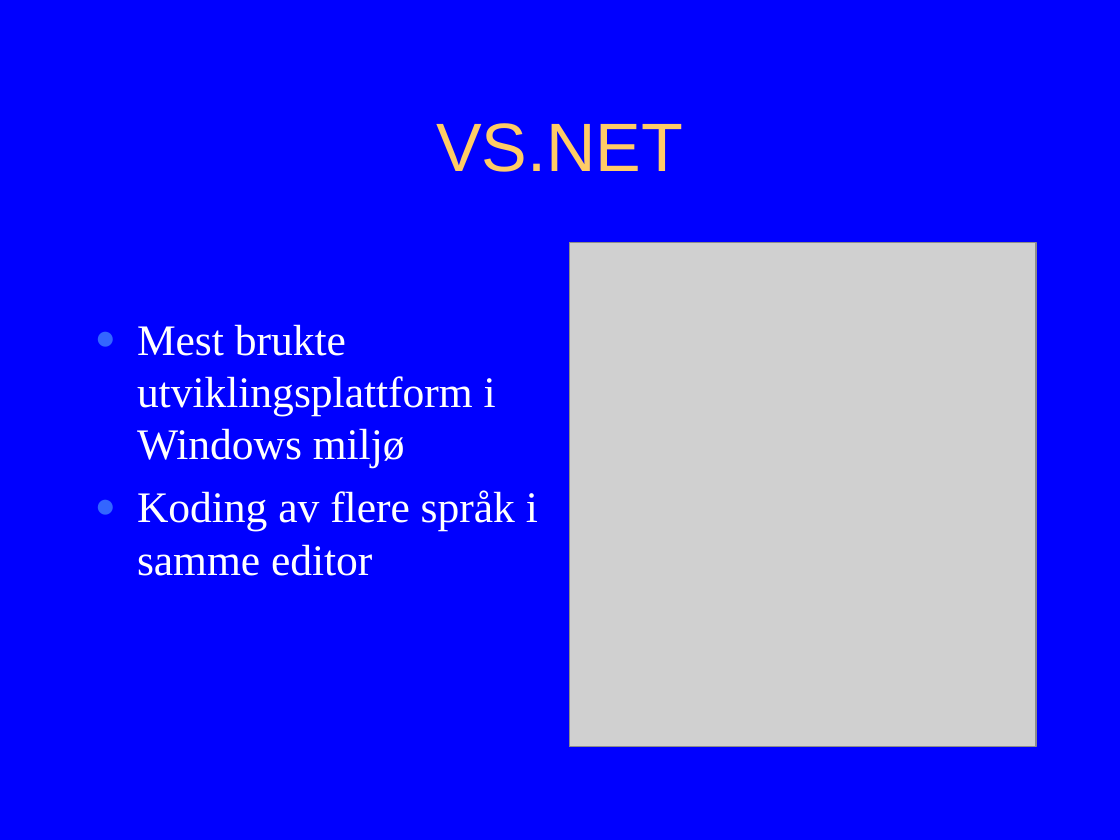
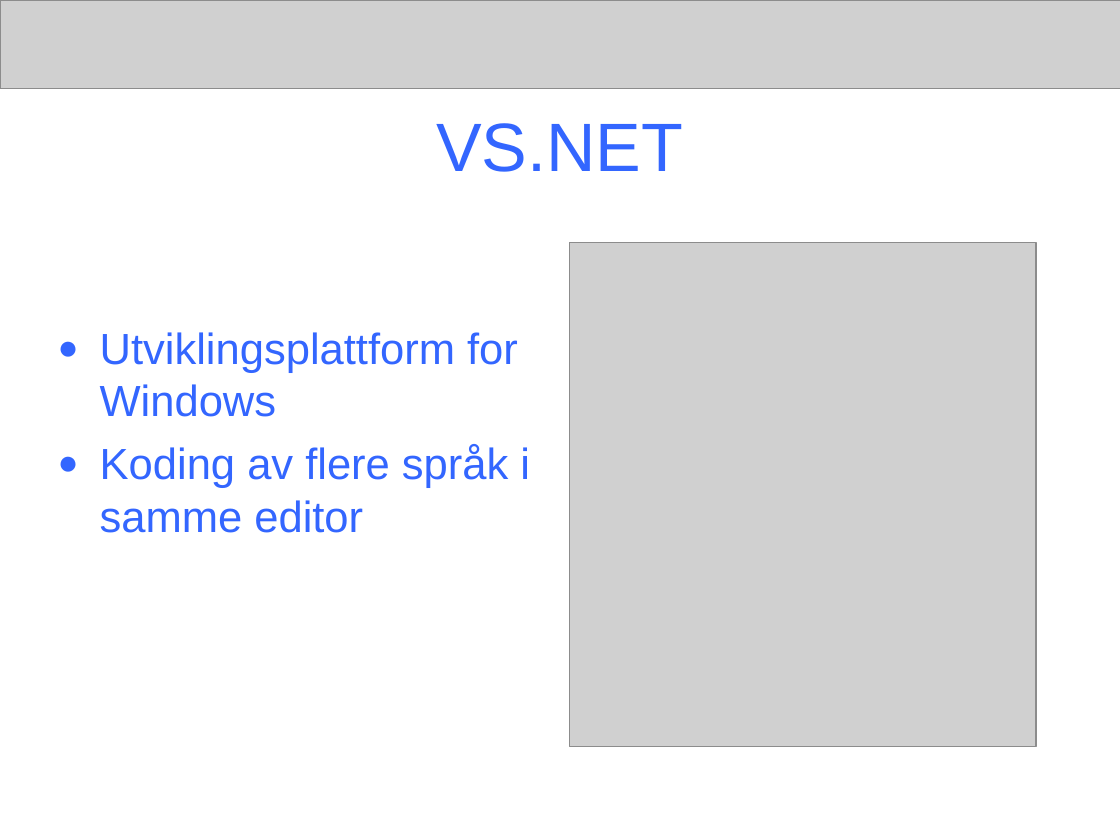
Before and after one commit to chucker/AnkhSVN, a slide deck: slide 6 of doc/powerpoint/Subversion_addin_for_VS.NET.ppt (slide 9 before the commit). Drawn at 1120x840 pixels with LibreOffice and Linux fonts; fonts in the diff are those of the drawing; grey boxes stand for pictures. Boxes give left, top, right and bottom in pixels: in the first picture for what was removed or moved away, otherwise in the second. Text is boxed around its words. In the diff, an @@ line names an element or a change of style, - is before the commit and + after.

Commit message:
The presentation contain:
* Title of final project, name of authors
* Background
- Revision control: wc, revision, repository to be explained
- Subversion
- CollabNet
- VS.NET
- Aim of the final project

*Content
- Functionality of NSvn
- Navigation model of Ankh
- What can Ankh do?
- Example of how Ankh works: Manual demo performed at school PC
- Ankh Help: Manual demo performed at school PC
- Improvements of GUI
- Testing of Ankh
- Challenges and development environment
- Conclusion

White background, "ankh header" without letters or symbol

```diff
--- a/doc/powerpoint/Subversion_addin_for_VS.NET.ppt
+++ b/doc/powerpoint/Subversion_addin_for_VS.NET.ppt
@@ background #0000FF to #FFFFFF @@
@@ picture added at (x1=0, y1=0, x2=1120, y2=88) @@
@@ title "VS.NET" at (x1=436, y1=123, x2=683, y2=172): text colour #FFCC66 to #3366FF @@
@@ text "Utviklingsplattform for Windows" moved from (x1=137, y1=324, x2=538, y2=576) to (x1=100, y1=332, x2=530, y2=533) @@
@@ text at (x1=100, y1=332, x2=518, y2=417): text changed; font Times New Roman to Arial; text colour #FFFFFF to #3366FF @@
-● Mest brukte utviklingsplattform i Windows miljø
+● Utviklingsplattform for Windows
@@ text at (x1=100, y1=445, x2=530, y2=533): font Times New Roman to Arial, text colour #FFFFFF to #3366FF in "Koding av flere språk i samme editor" @@
```
Also in this commit, not shown: 12 other slides changed, 9 slides added, 7 slides removed.
